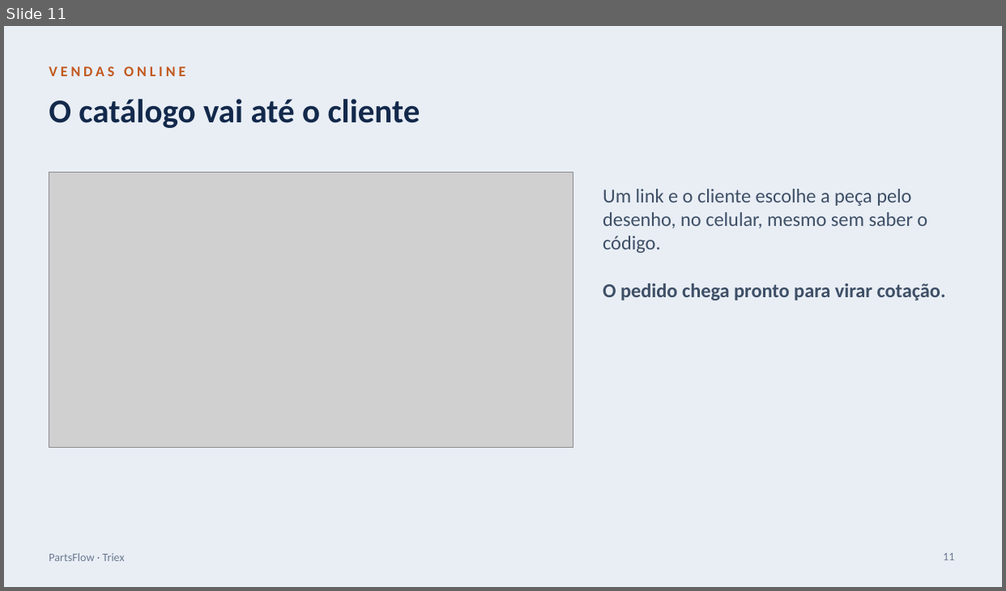
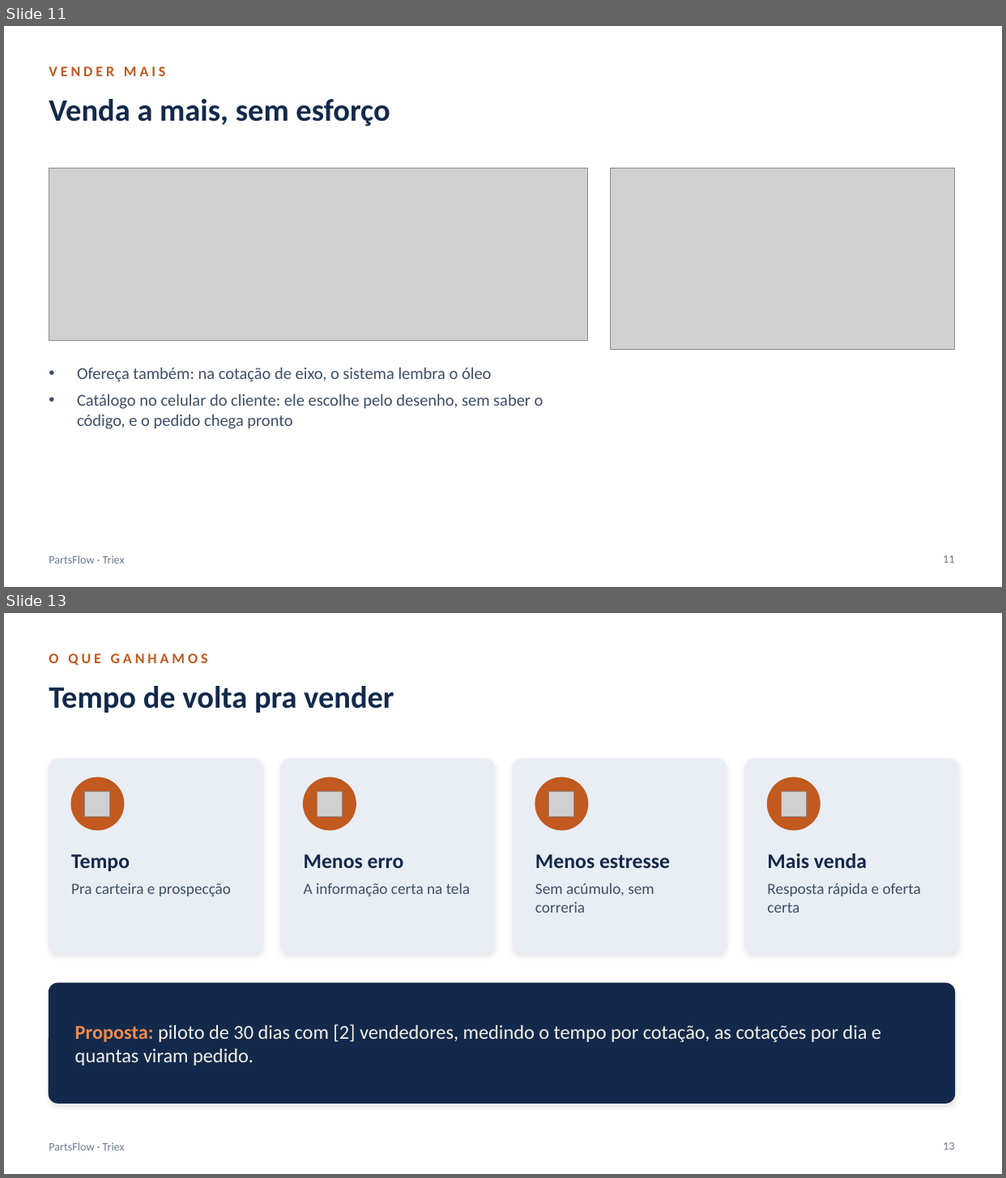
Before and after one commit to vitoregee-dotcom/dashV, a slide deck: docs/apresentacao/PartsFlow-apresentacao.pptx. Shown one above the other, each under a label of ours: slide 11 before the commit, slides 11 and 13 after it; the slides between them are not shown. The pictures are 1006x591 and 1006x1178 pixels, drawn with LibreOffice and Linux fonts; fonts in the diff are those of the drawing; grey boxes stand for pictures. Boxes give left, top, right and bottom in pixels: in the first picture for what was removed or moved away, otherwise in the second. Text is boxed around its words. In the diff, an @@ line names an element or a change of style, - is before the commit and + after.

```diff
--- a/docs/apresentacao/PartsFlow-apresentacao.pptx
+++ b/docs/apresentacao/PartsFlow-apresentacao.pptx
@@ slide 13 added at box(4, 613, 1002, 1174), background #FFFFFF; not listed: 1 template element that a slide beside it also shows @@
@@ text added at box(49, 653, 208, 666), 14 pt, text #C2591F, bold @@
+O QUE GANHAMOS
@@ title added at box(49, 686, 394, 713), 30 pt, text #13294B, bold @@
+Tempo de volta pra vender
@@ rounded rectangle added at box(49, 759, 262, 954), fill #E9EEF5, outline #E9EEF5 1 pt @@
@@ ellipse added at box(71, 777, 124, 830), fill #C2591F, outline #C2591F 1 pt @@
@@ rounded rectangle added at box(281, 759, 494, 954), fill #E9EEF5, outline #E9EEF5 1 pt @@
@@ ellipse added at box(304, 777, 356, 830), fill #C2591F, outline #C2591F 1 pt @@
@@ rounded rectangle added at box(513, 759, 727, 954), fill #E9EEF5, outline #E9EEF5 1 pt @@
@@ ellipse added at box(535, 777, 588, 830), fill #C2591F, outline #C2591F 1 pt @@
@@ rounded rectangle added at box(745, 759, 958, 954), fill #E9EEF5, outline #E9EEF5 1 pt @@
@@ ellipse added at box(768, 777, 820, 830), fill #C2591F, outline #C2591F 1 pt @@
@@ picture added at box(85, 791, 110, 816) @@
@@ picture added at box(317, 791, 343, 816) @@
@@ picture added at box(549, 791, 574, 816) @@
@@ picture added at box(781, 791, 807, 816) @@
@@ text added at box(71, 854, 130, 871), 20 pt, text #13294B, bold @@
+Tempo
@@ text added at box(304, 854, 404, 868), 20 pt, text #13294B, bold @@
+Menos erro
@@ text added at box(535, 854, 670, 868), 20 pt, text #13294B, bold @@
+Menos estresse
@@ text added at box(767, 854, 867, 868), 20 pt, text #13294B, bold @@
+Mais venda
@@ text added at box(71, 884, 231, 897), 15 pt, text #3E4F66 @@
+Pra carteira e prospecção
@@ text added at box(304, 883, 470, 897), 15 pt, text #3E4F66 @@
+A informação certa na tela
@@ text added at box(535, 883, 654, 913), 15 pt, text #3E4F66 @@
+Sem acúmulo, sem correria
@@ text added at box(767, 883, 921, 913), 15 pt, text #3E4F66 @@
+Resposta rápida e oferta certa
@@ rounded rectangle added at box(49, 983, 955, 1103), fill #13294B, outline #13294B 1 pt @@
@@ text added at box(75, 1024, 881, 1066), 19 pt, text #F4F1EA @@
+Proposta: piloto de 30 dias com [2] vendedores, medindo o tempo por cotação, as cotações por dia e quantas viram pedido.
@@ page number added at box(943, 1143, 954, 1150), 11 pt, text #6B7A90 @@
+13
@@ slide 11 changed as well @@
@@ background #E9EEF5 to #FFFFFF @@
@@ text at box(49, 66, 165, 76): text changed @@
-VENDAS ONLINE
+VENDER MAIS
@@ title at box(49, 99, 390, 126): text changed; size 32 to 30 pt @@
-O catálogo vai até o cliente
+Venda a mais, sem esforço
@@ picture: place and size @@
-picture at box(49, 172, 573, 447)
+picture at box(49, 169, 588, 341)
@@ picture added at box(611, 169, 955, 349) @@
@@ text at box(77, 367, 543, 429): text changed; size 19 to 16 pt @@
-Um link e o cliente escolhe a peça pelo desenho, no celular, mesmo sem saber o código.
-O pedido chega pronto para virar cotação.
+• Ofereça também: na cotação de eixo, o sistema lembra o óleo
+• Catálogo no celular do cliente: ele escolhe pelo desenho, sem saber o código, e o pedido chega pronto
```
Also in this commit, not shown: 1 other slide changed, 11 other slides added, 14 slides removed, 6 other files.
